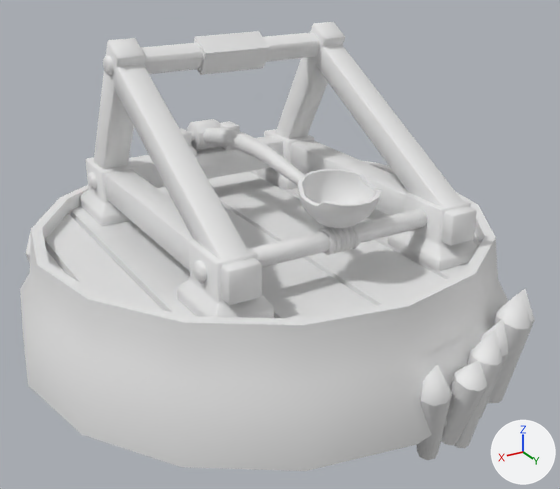
Renders of the FBX model Assets/_DefendTheFactory/_Sandbox/Rafal/Models/catapult/katapultaLV2.fbx from each side of a commit.
Before and after are seen from a 50 mm camera at (0.74, 3.05, 0.8) aimed at (-0.63, 0.77, -0.34). The axes (+X, +Y, +Z) are drawn at lower right. The lights are the same throughout. The first picture is the older version. Where no turn or scale is listed for an object, it has been applied to the vertices.

Script lines for the objects in view, before the commit:
```python
me_cube_009 = bpy.data.meshes.new('Cube.009')
me_cube_009.from_pydata(...)  # 2077 vertices, 1937 faces; spans x 0.08..1.92, y 0.01..1.98, z -0.2..1.03
me_cylinder_004 = bpy.data.meshes.new('Cylinder.004')
me_cylinder_004.from_pydata(...)  # 278 vertices, 291 faces; spans x 0.872..1.129, y 0.552..1.61, z 0.508..0.659
ob_cube_008 = bpy.data.objects.new('Cube.008', me_cube_009)
ob_cube_008.location = (-1.601, -0.304, -0.626)
ob_cylinder_004 = bpy.data.objects.new('Cylinder.004', me_cylinder_004)
ob_cylinder_004.location = (-1.601, -0.304, -0.626)
```
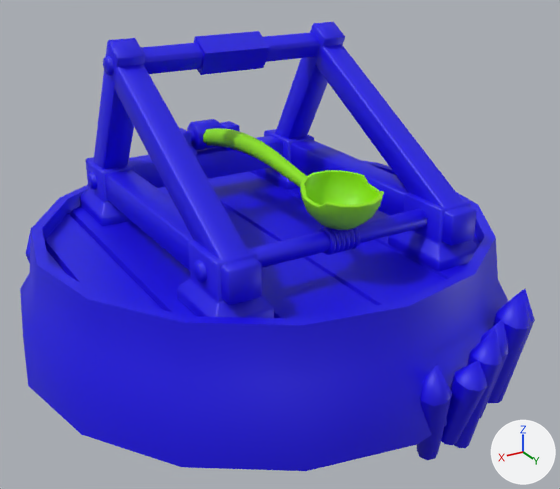
The newer file is also turned or shifted as a whole; pictures and numbers use the older file's frame.

Where the change shows, as pixel boxes (x1, y1, x2, y2) in the pictures (560 x 489 px):
'Cube.008', recoloured (white to blue)
    both: (20, 22, 535, 471)
'Cylinder.004', recoloured
    both: (203, 128, 381, 228)

Diff of the bpy script that builds the scene:
```diff
--- a/Assets/_DefendTheFactory/_Sandbox/Rafal/Models/catapult/katapultaLV2.fbx.py
+++ b/Assets/_DefendTheFactory/_Sandbox/Rafal/Models/catapult/katapultaLV2.fbx.py
@@ mat_material_001 @@
+mat_material_001 = principled_material('Material.001')
+mat_material_001.base_color = (0.00763, 0.0, 0.8)  # blue #1500e7
@@ mat_material @@
+mat_material = principled_material('Material')
+mat_material.base_color = (0.276, 0.8, 0.0)  # green #8fe700
@@ me_cylinder_004 @@
 # used by ob_cylinder_004; location = (-1.601, -0.304, -0.626)
-me_cylinder_004.from_pydata(...)  # 278 vertices, 291 faces; spans x 0.872..1.129, y 0.552..1.61, z 0.508..0.659
+me_cylinder_004.from_pydata(...)  # 278 vertices, 291 faces; spans x 0.872..1.129, y 0.566..1.623, z 0.508..0.659
+# edits to the shape of me_cylinder_004 do not show in these pictures
+me_cylinder_004.materials.append(mat_material)  # green #8fe700
@@ me_cube_009 @@
 me_cube_009.from_pydata(...)  # 2077 vertices, 1937 faces; spans x 0.08..1.92, y 0.01..1.98, z -0.2..1.03
+me_cube_009.materials.append(mat_material_001)  # blue #1500e7
```
